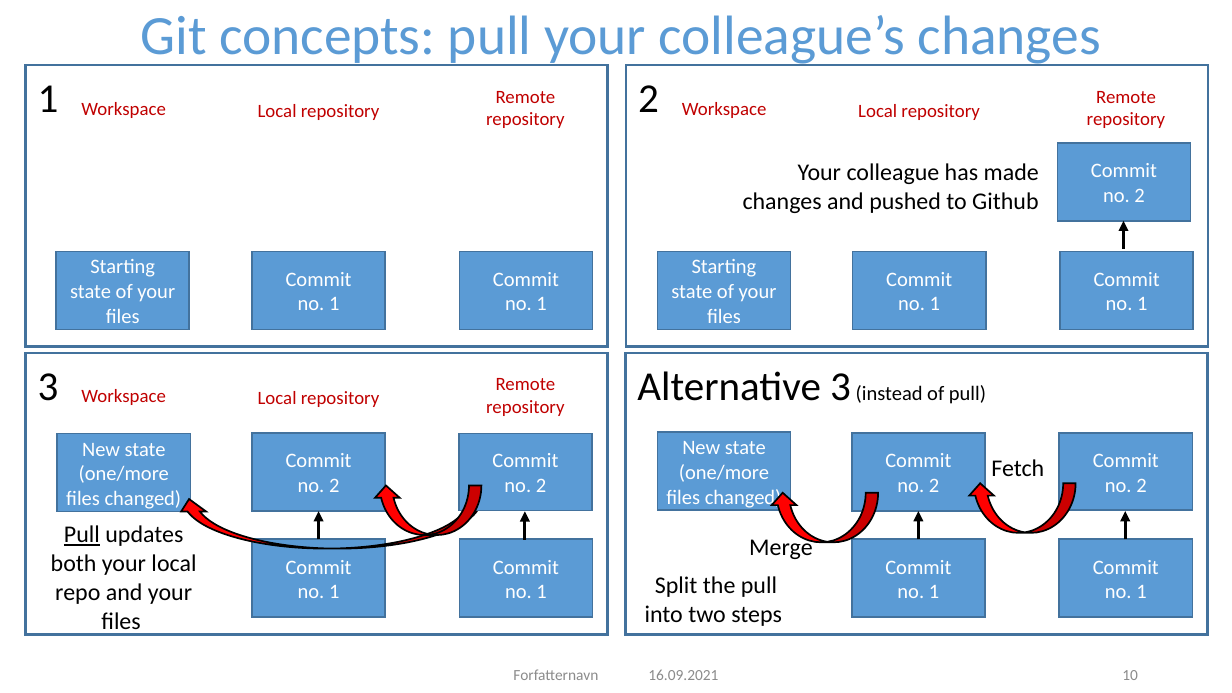
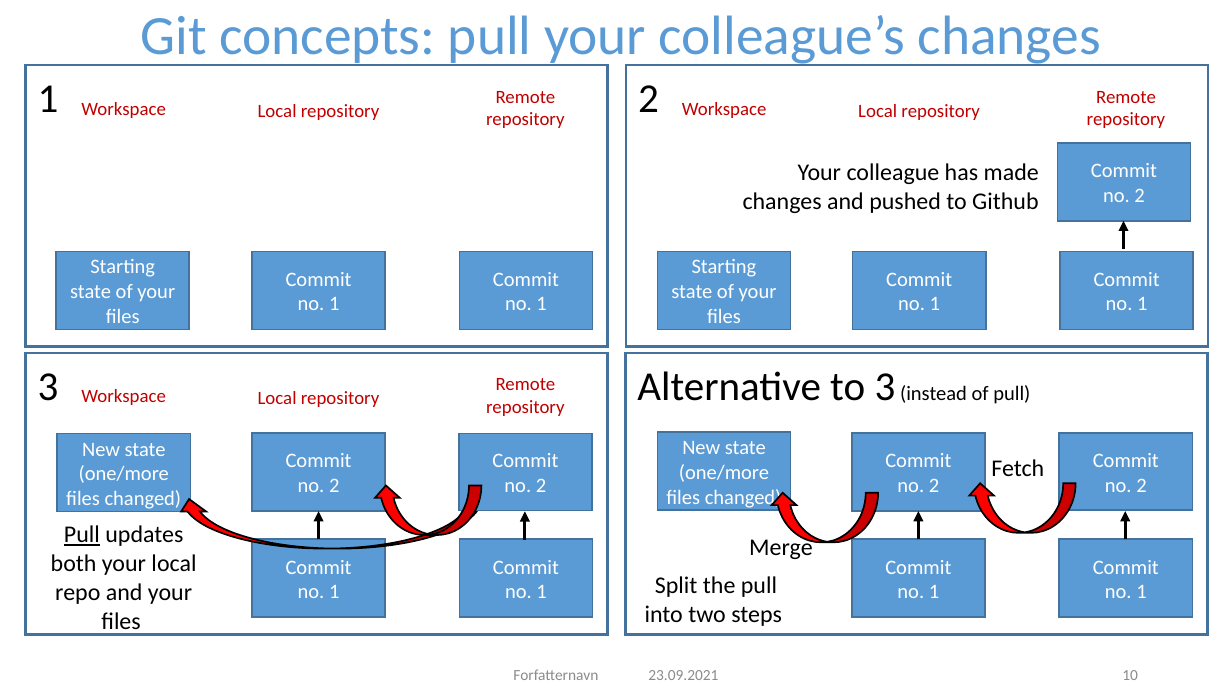
Before and after one commit to NIVANorge/R-Resources, a slide deck: slide 10 of Git concepts.pptx. Drawn at 1232x693 pixels with LibreOffice and Linux fonts; fonts in the diff are those of the drawing; background and template pictures are left out. Boxes give left, top, right and bottom in pixels: in the first picture for what was removed or moved away, otherwise in the second. Text is boxed around its words. In the diff, an @@ line names an element or a change of style, - is before the commit and + after.

```diff
--- a/Git concepts.pptx
+++ b/Git concepts.pptx
@@ text in rectangle at [637, 371, 1030, 404]: text changed @@
-Alternative 3 (instead of pull)
+Alternative to 3 (instead of pull)
@@ text at [648, 670, 718, 680]: text changed @@
-16.09.2021
+23.09.2021
```
Also in this commit, not shown: 21 other slides changed, 2 slides added, 1 slide removed.
